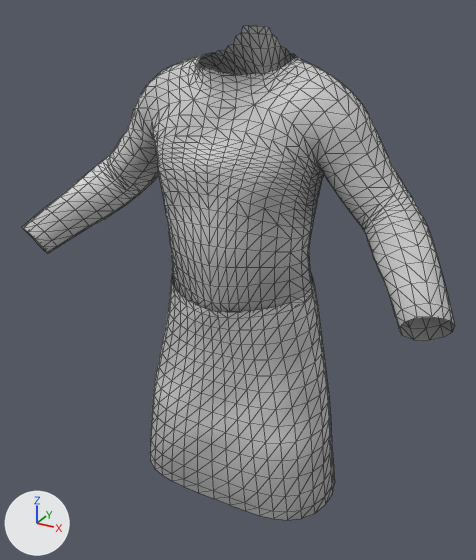
The glTF model assets/people/clothes/iron_linen_shift/boy.glb as it was, and as the next commit left it.
Both versions are drawn from a camera (50 mm lens) standing at (0.505, -0.956, 1.191) and looking at (-0.001, -0.035, 0.73). Arrows for +X, +Y and +Z are at lower left; the lights stay in place. The picture after the commit comes second. Mesh edges are drawn as thin lines. Vertices at exactly the same position are counted once.

Objects in the first picture: 'iron_linen_shift_0', 'iron_linen_shift_1'.
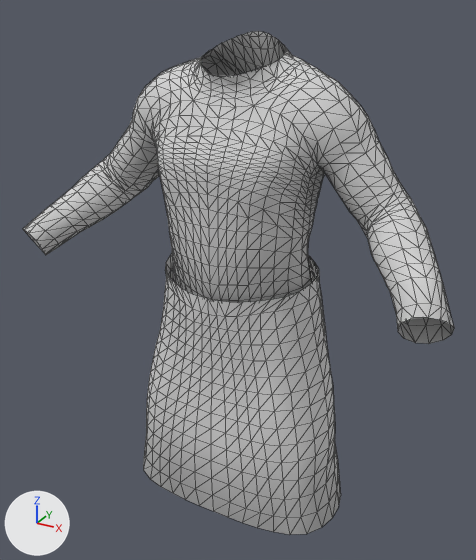
Changed parts and their boxes [x1, y1, x2, y2] in the pictures (476 x 560 px; the box of a moved part takes in the faces that stretch with it):
```json
{"object": "iron_linen_shift_0", "change": "reshaped, recoloured", "before": [22, 26, 455, 340], "after": [23, 31, 454, 344]}
{"object": "iron_linen_shift_1", "change": "reshaped, recoloured", "before": [150, 274, 335, 520], "after": [143, 254, 341, 534], "on screen": "7% wider, 14% taller"}
{"part": 1, "of": "me_iron_linen_shift_0", "change": "moved or reshaped", "before": [22, 26, 455, 340], "after": [23, 31, 454, 344]}
{"part": 2, "of": "me_iron_linen_shift_0", "change": "recoloured", "before": [50, 34, 435, 278], "after": [50, 34, 435, 278]}
{"part": 3, "of": "me_iron_linen_shift_0", "change": "recoloured", "before": [23, 31, 453, 324], "after": [23, 31, 453, 324]}
{"part": 4, "of": "me_iron_linen_shift_0", "change": "edited", "before": [27, 141, 452, 340], "after": [27, 141, 452, 340], "on screen": "looks the same"}
{"part": 5, "of": "me_iron_linen_shift_1", "change": "moved or reshaped", "before": [150, 274, 335, 520], "after": [143, 254, 341, 534]}
{"part": 6, "of": "me_iron_linen_shift_1", "change": "recoloured", "before": [153, 274, 331, 461], "after": [147, 254, 335, 462]}
{"part": 7, "of": "me_iron_linen_shift_1", "change": "recoloured", "before": [151, 279, 333, 496], "after": [146, 256, 338, 499]}
{"part": 8, "of": "me_iron_linen_shift_1", "change": "recoloured", "before": [150, 426, 335, 520], "after": [143, 426, 341, 534]}
```

The change, as JSON lines over the scene's bpy script:
```json
{"block": "me_iron_linen_shift_0", "where": "# used by ob_iron_linen_shift_0; location = (0.0, 0.0, 0.0)"}
{"op": "remove", "block": "me_iron_linen_shift_0", "code": "me_iron_linen_shift_0.from_pydata(...)  # 1324 vertices, 2550 faces; spans x -0.383..0.383, y -0.177..0.079, z 0.697..1.14"}
{"op": "add", "block": "me_iron_linen_shift_0", "code": "me_iron_linen_shift_0.from_pydata(...)  # 1324 vertices, 2550 faces; spans x -0.383..0.383, y -0.18..0.078, z 0.702..1.132"}
{"block": "me_iron_linen_shift_0", "change": "me_iron_linen_shift_0 part 1: 1256 of 1324 vertices moved; they spanned x -0.383..0.383, y -0.177..0.079, z 0.697..1.14 and now span x -0.383..0.383, y -0.18..0.078, z 0.702..1.132; mean shift (0.0, 0.0, 0.0); largest move (0.073, 0.015, 1.098) -> (0.063, -0.006, 1.106)"}
{"block": "me_iron_linen_shift_0", "change": "me_iron_linen_shift_0 part 2: 1123 faces centred in x -0.351..0.336, y -0.133..0.079, z 0.821..1.132 are repainted in the vertex colours; the middle colour goes from white #eaeaea to white #f6f6f6"}
{"block": "me_iron_linen_shift_0", "change": "me_iron_linen_shift_0 part 3: 801 faces centred in x -0.376..0.379, y -0.173..0.076, z 0.772..1.136 are repainted in the vertex colours; the middle colour goes from light grey #e0e0e0 to white #efefef"}
{"block": "me_iron_linen_shift_0", "change": "me_iron_linen_shift_0 part 4: 626 faces centred in x -0.379..0.378, y -0.168..0.064, z 0.702..0.966 are repainted in the vertex colours; the middle colour goes from light grey #cdcdcd to light grey #dadada"}
{"block": "me_iron_linen_shift_1", "where": "# used by ob_iron_linen_shift_1; location = (0.0, 0.0, 0.0)"}
{"op": "remove", "block": "me_iron_linen_shift_1", "code": "me_iron_linen_shift_1.from_pydata(...)  # 540 vertices, 1008 faces; spans x -0.191..0.191, y -0.136..0.093, z 0.323..0.755"}
{"op": "add", "block": "me_iron_linen_shift_1", "code": "me_iron_linen_shift_1.from_pydata(...)  # 540 vertices, 1008 faces; spans x -0.206..0.206, y -0.14..0.099, z 0.294..0.777"}
{"block": "me_iron_linen_shift_1", "change": "me_iron_linen_shift_1 part 5: 540 of 540 vertices moved; they spanned x -0.191..0.191, y -0.136..0.093, z 0.323..0.755 and now span x -0.206..0.206, y -0.14..0.099, z 0.294..0.777; mean shift (0.0, 0.0, 0.001)"}
{"block": "me_iron_linen_shift_1", "change": "me_iron_linen_shift_1 part 6: 491 faces centred in x -0.172..0.176, y -0.135..0.093, z 0.439..0.749 are repainted in the vertex colours; the middle colour goes from white #eaeaea to white #f7f7f7"}
{"block": "me_iron_linen_shift_1", "change": "me_iron_linen_shift_1 part 7: 335 faces centred in x -0.183..0.181, y -0.136..0.093, z 0.388..0.73 are repainted in the vertex colours; the middle colour goes from light grey #e0e0e0 to white #f5f5f5"}
{"block": "me_iron_linen_shift_1", "change": "me_iron_linen_shift_1 part 8: 182 faces centred in x -0.19..0.19, y -0.135..0.074, z 0.329..0.404 are repainted in the vertex colours; the middle colour goes from light grey #c6c6c6 to light grey #d9d9d9"}
```
